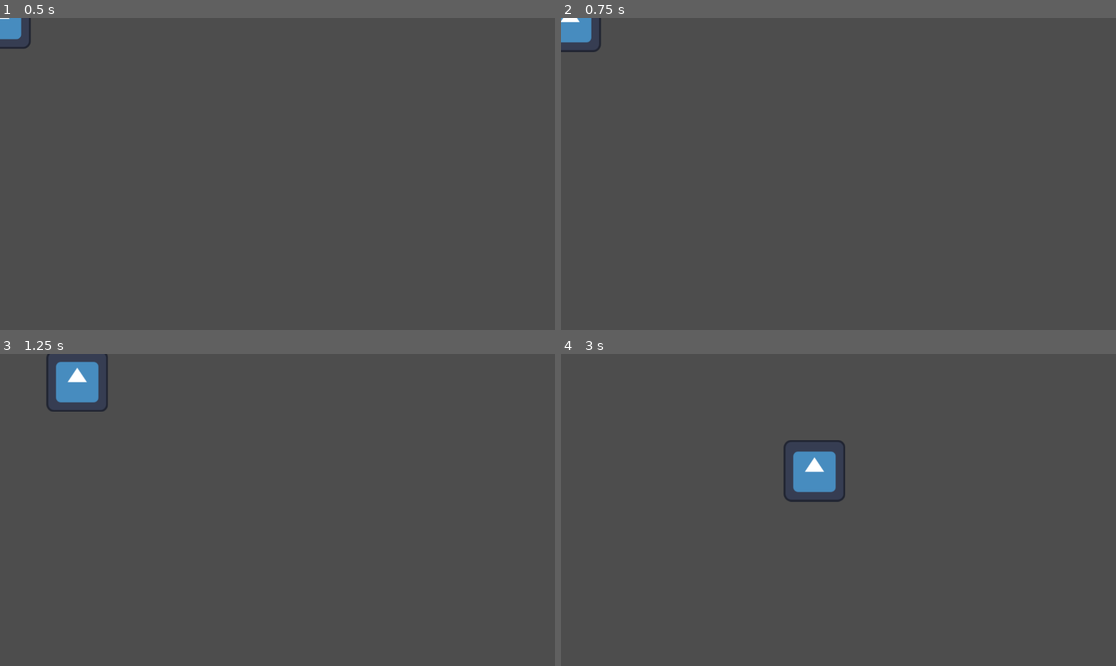
Above: before the commit, frames 1-4 (two rows, left to right).
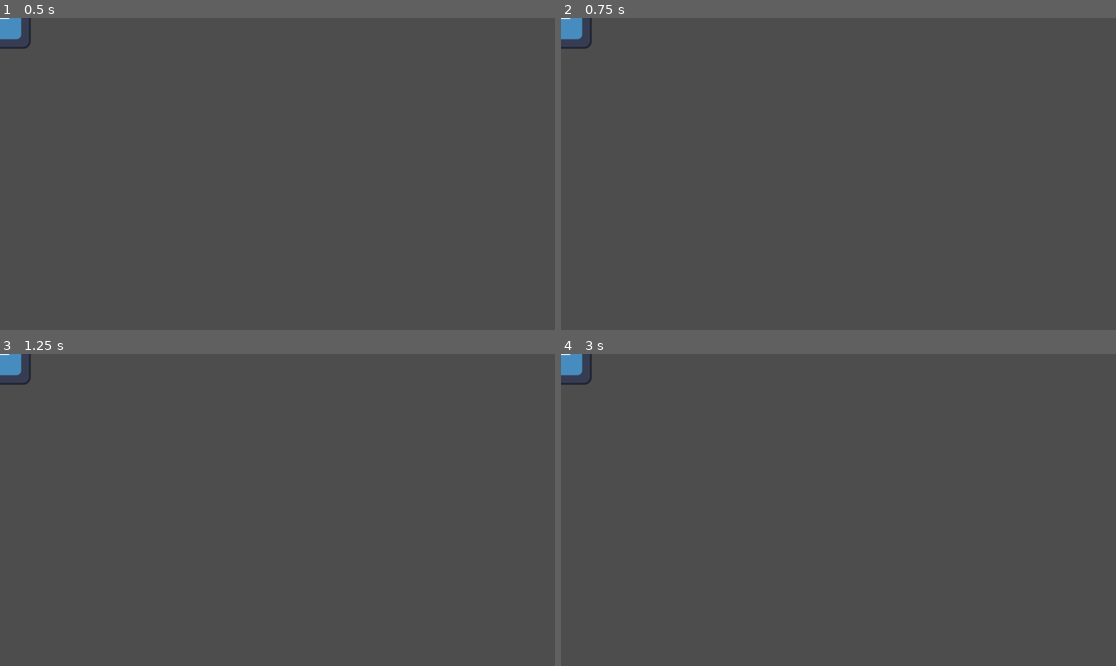
Above: after the commit, the same moments.

Repository: Chase78712002/elysium
Game: Godot game, scene res://Player.tscn
The game is run twice, just before and just after one commit, with the same random seed, the same clock (stepped at 60 frames per second) and the same inputs. This scene is started directly instead of the project's main scene. The engine's default icon, where the game draws it, is replaced by a stand-in: a white triangle on a blue panel in a dark square.
Inputs (mouse positions are in pixels of both pictures, inside the frame that each line leads up to):
- Up to frame 1 (0.5 s): no input
- Up to frame 2 (0.75 s): tap Enter at 0.5 s; move the mouse to (960, 158) at 0.52 s; click (960, 158) at 0.67 s
- Up to frame 3 (1.25 s): no input
- Up to frame 4 (3 s): move the mouse to (727, 525) at 1.27 s; click (727, 525) at 1.42 s; move the mouse to (894, 441) at 2.02 s; click (894, 441) at 2.17 s; move the mouse to (810, 572) at 2.77 s; click (810, 572) at 2.92 s

Frame 1 is identical in both runs. In frame 2, 0.4% of the frame differs, in the area x 0-8%, y 0-11%; in frame 3, 1.5%; in frame 4, 1.7%, in the area x 0-52%, y 0-48%.

Commit message:
Fix: client window not displaying its player right away
It's a synching and position issue.
added multiplayer synchronizer and sync player's position fixed it.
also set the authority to show which peer owns which player.
Added guard to only allow owner of the player to control player.

Diff:
--- a/Player.tscn
+++ b/Player.tscn
@@ -21,5 +21,5 @@
 position = Vector2(0, 1)
 shape = SubResource("CircleShape2D_cm0pq")
 
-[node name="MultiplayerSynchronizer" type="MultiplayerSynchronizer" parent="." unique_id=1632910427]
+[node name="MultiplayerSynchronizer" type="MultiplayerSynchronizer" parent="." unique_id=671016496]
 replication_config = SubResource("SceneReplicationConfig_kpjcp")
--- a/player.gd
+++ b/player.gd
@@ -7,25 +7,28 @@
 var target_pos: Vector2 = Vector2.ZERO
 var has_target: bool = false
 
-
-# func _ready() -> void:
-# 	$Camera2D.enabled = is_multiplayer_authority()
-
 func _enter_tree() -> void:
 	# Node name is the peer id (server sets this)
 	set_multiplayer_authority(int(name))
 
 
 func _input(event: InputEvent) -> void:
+	if not is_multiplayer_authority():
+		return
+
 	if event is InputEventMouseButton:
 		if event.button_index == MOUSE_BUTTON_LEFT and event.pressed:
 			target_pos = get_global_mouse_position()
 			has_target = true
 
 func _physics_process(delta: float) -> void:
+	if not is_multiplayer_authority():
+		return
+
 	if not has_target:
 		velocity = Vector2.ZERO
 		move_and_slide()
+		return
 
 	var dist = global_position.distance_to(target_pos)
 	if dist <= ARRIVAL_DIST:
--- a/server.gd
+++ b/server.gd
@@ -55,8 +55,9 @@
 	var p := player_scene.instantiate()
 	p.name = str(id)
 	players.add_child(p)
+	p.position = Vector2(400,300)
 
-	print("Spawn Player: %s, Position: %s" % [p.name, p.global_position] )
+	print("Spawn Player: %s, Position: %s" % [p.name, p.position] )
 
 func _on_player_disconnected(id: int):
 	print("👋 peer disconnected:",id)
